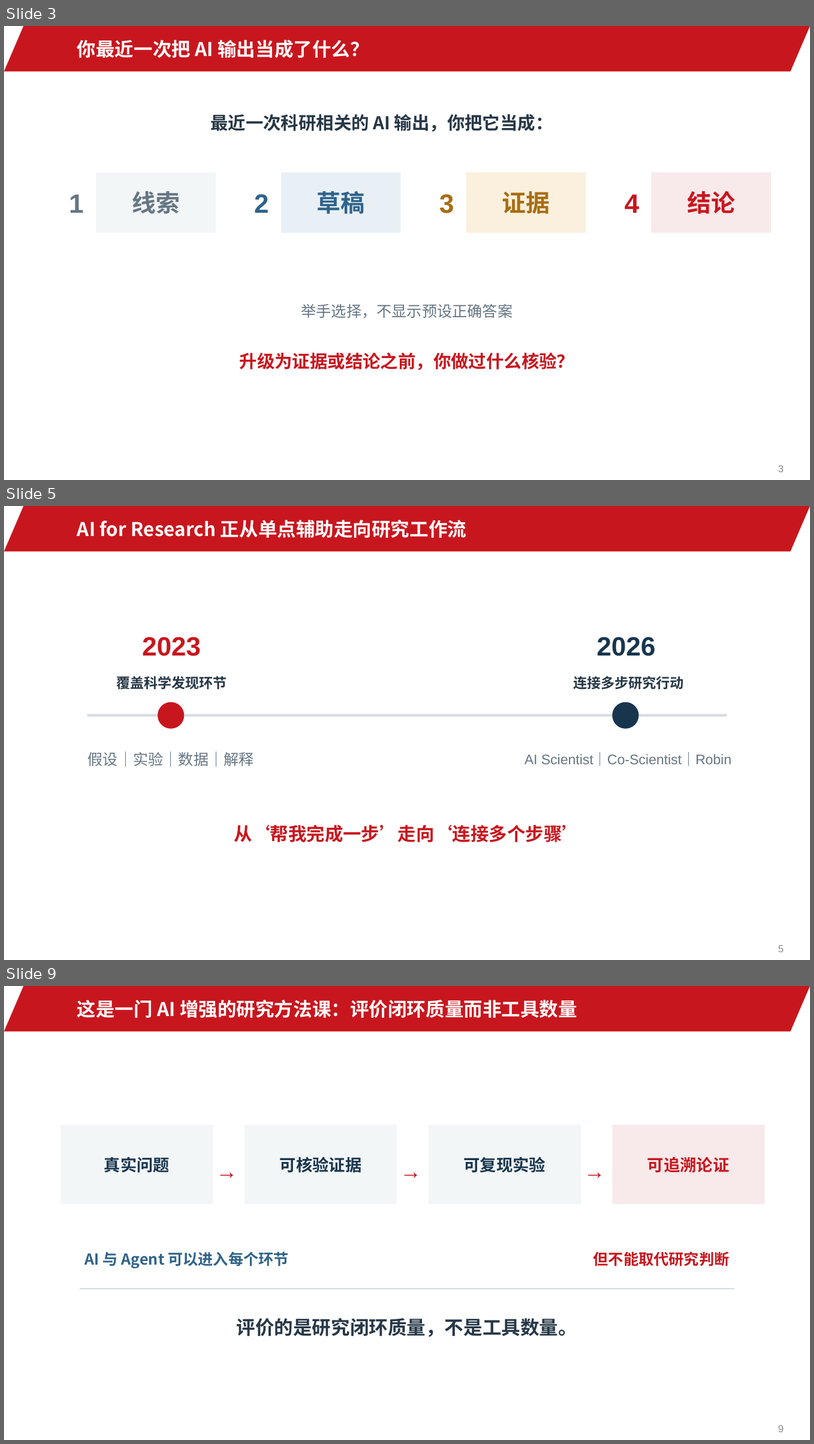
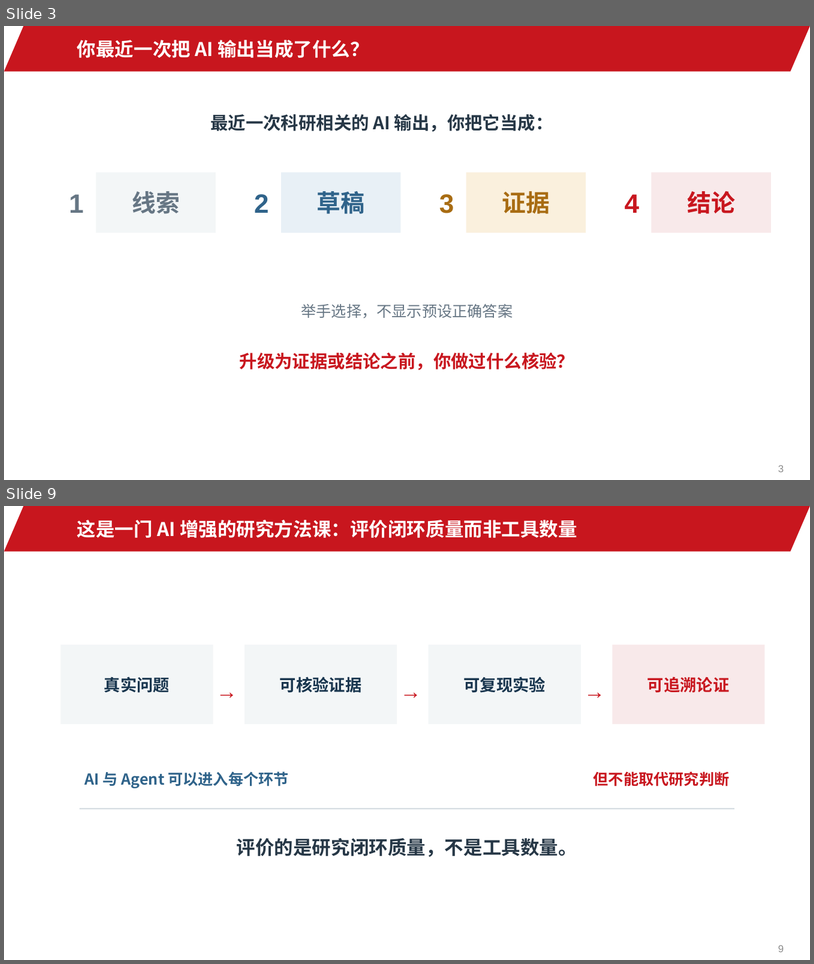
Before and after one commit to jinyh/ai-research-workflow-course, a slide deck: lessons/lesson-01/slides.pptx. Shown one above the other, each under a label of ours: slides 3, 5 and 9 before the commit, slides 3 and 9 after it; the slides between them are not shown. The pictures are 814x1444 and 814x964 pixels, drawn with LibreOffice and Linux fonts; fonts in the diff are those of the drawing; background and template pictures are left out. Boxes give left, top, right and bottom in pixels: in the first picture for what was removed or moved away, otherwise in the second. Text is boxed around its words. In the diff, an @@ line names an element or a change of style, - is before the commit and + after.

```diff
--- a/lessons/lesson-01/slides.pptx
+++ b/lessons/lesson-01/slides.pptx
@@ slide 5 removed at <box>4,506,810,960</box>, background #FFFFFF; not listed: 1 template element that a slide beside it also shows @@
@@ text removed at <box>77,520,467,538</box> @@
-AI for Research 正从单点辅助走向研究工作流
@@ text removed at <box>142,637,201,656</box> @@
-2023
@@ text removed at <box>597,637,656,656</box> @@
-2026
@@ text removed at <box>116,676,227,689</box> @@
-覆盖科学发现环节
@@ text removed at <box>573,676,684,689</box> @@
-连接多步研究行动
@@ ellipse removed at <box>158,702,184,729</box> @@
@@ ellipse removed at <box>612,702,639,729</box> @@
@@ rectangle removed at <box>87,714,728,717</box> @@
@@ text removed at <box>88,751,254,766</box> @@
-假设｜实验｜数据｜解释
@@ text removed at <box>525,753,732,766</box> @@
-AI Scientist｜Co-Scientist｜Robin
@@ text removed at <box>234,825,581,842</box> @@
-从‘帮我完成一步’走向‘连接多个步骤’
@@ page number removed at <box>779,945,784,952</box> @@
-5
```
Also in this commit, not shown: 14 slides changed, 1 slide added, 6 other files.
